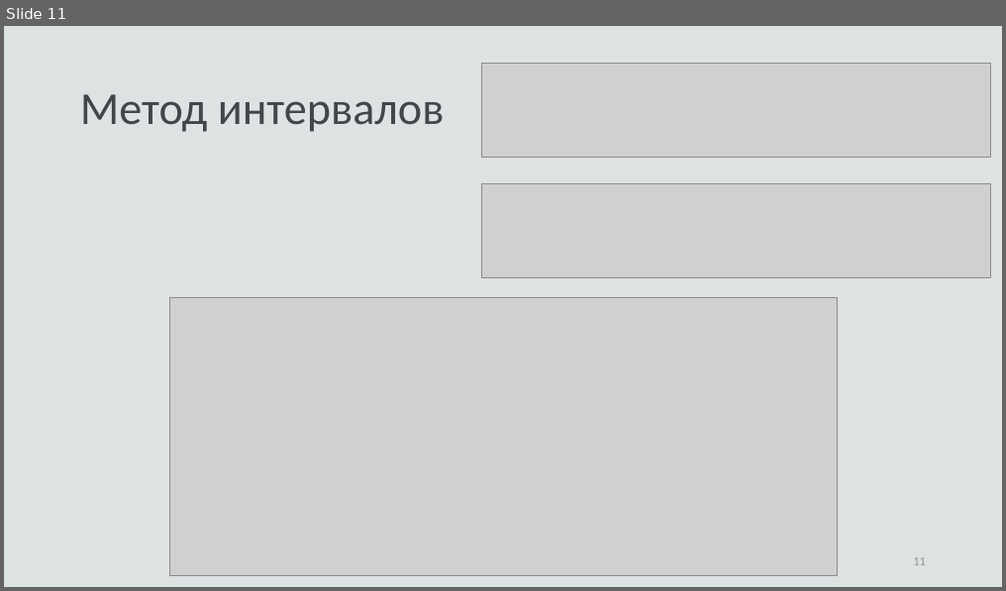
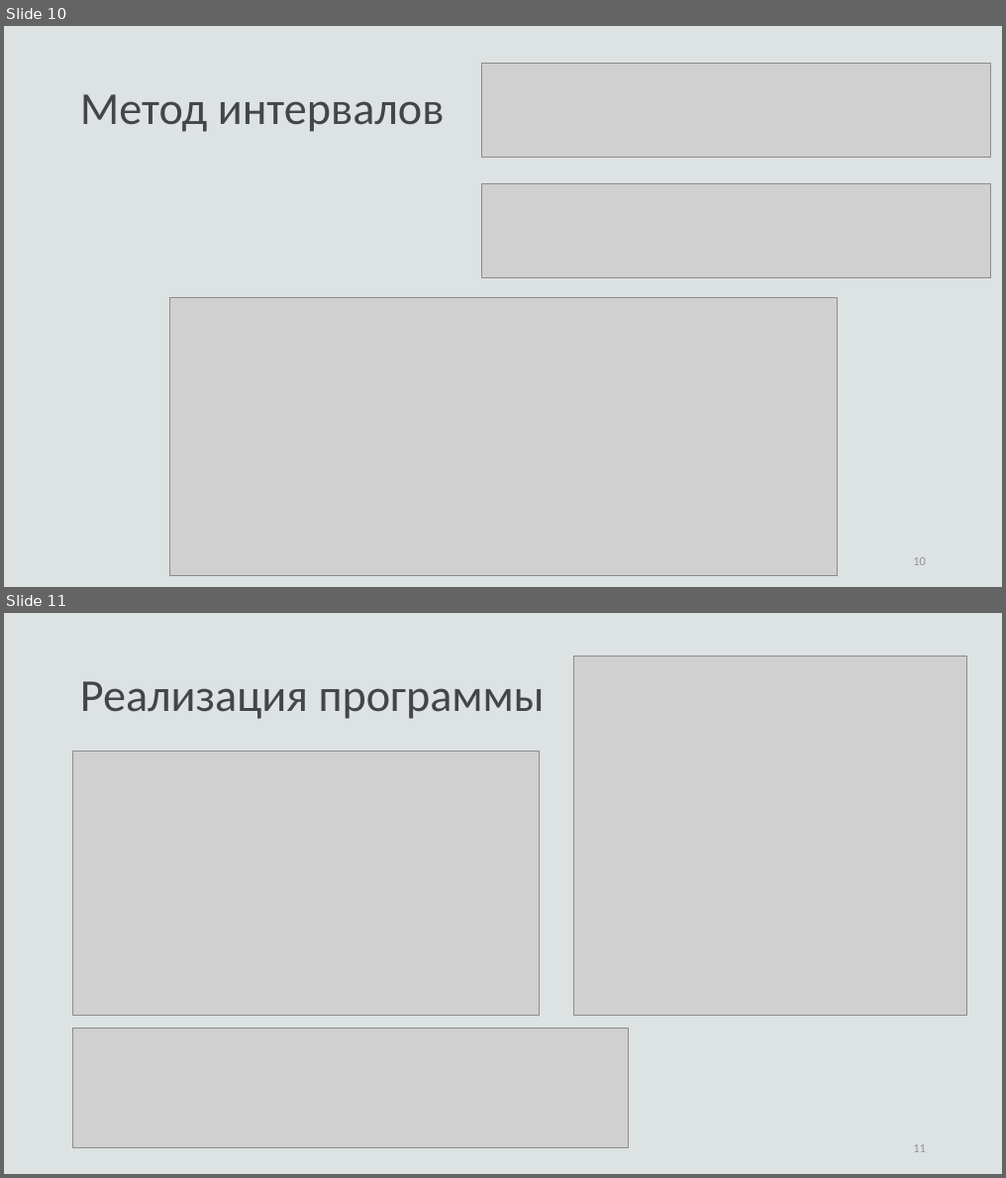
Before and after one commit to fairay/BachelorDiploma, a slide deck: presentation.pptx. Shown one above the other, each under a label of ours: slide 11 before the commit, slides 10 and 11 after it. The pictures are 1006x591 and 1006x1178 pixels, drawn with LibreOffice and Linux fonts; fonts in the diff are those of the drawing; grey boxes stand for pictures. Boxes give left, top, right and bottom in pixels: in the first picture for what was removed or moved away, otherwise in the second. Text is boxed around its words. In the diff, an @@ line names an element or a change of style, - is before the commit and + after.

```diff
--- a/presentation.pptx
+++ b/presentation.pptx
@@ slide 11 added at <box>4,613,1002,1174</box>, background #DDE2E3 @@
@@ picture added at <box>573,656,967,1016</box> @@
@@ title added at <box>80,681,545,719</box>, 44 pt, text #44454A @@
+Реализация программы
@@ picture added at <box>73,752,540,1016</box> @@
@@ picture added at <box>73,1029,629,1149</box> @@
@@ page number added at <box>913,1145,926,1153</box>, 12 pt, text #949496 @@
+11
@@ what was slide 11 is now slide 10 @@
@@ page number at <box>913,558,926,566</box>: text changed @@
-11
+10
```
Also in this commit, not shown: 4 slides changed, 4 slides removed, 6 other files.
